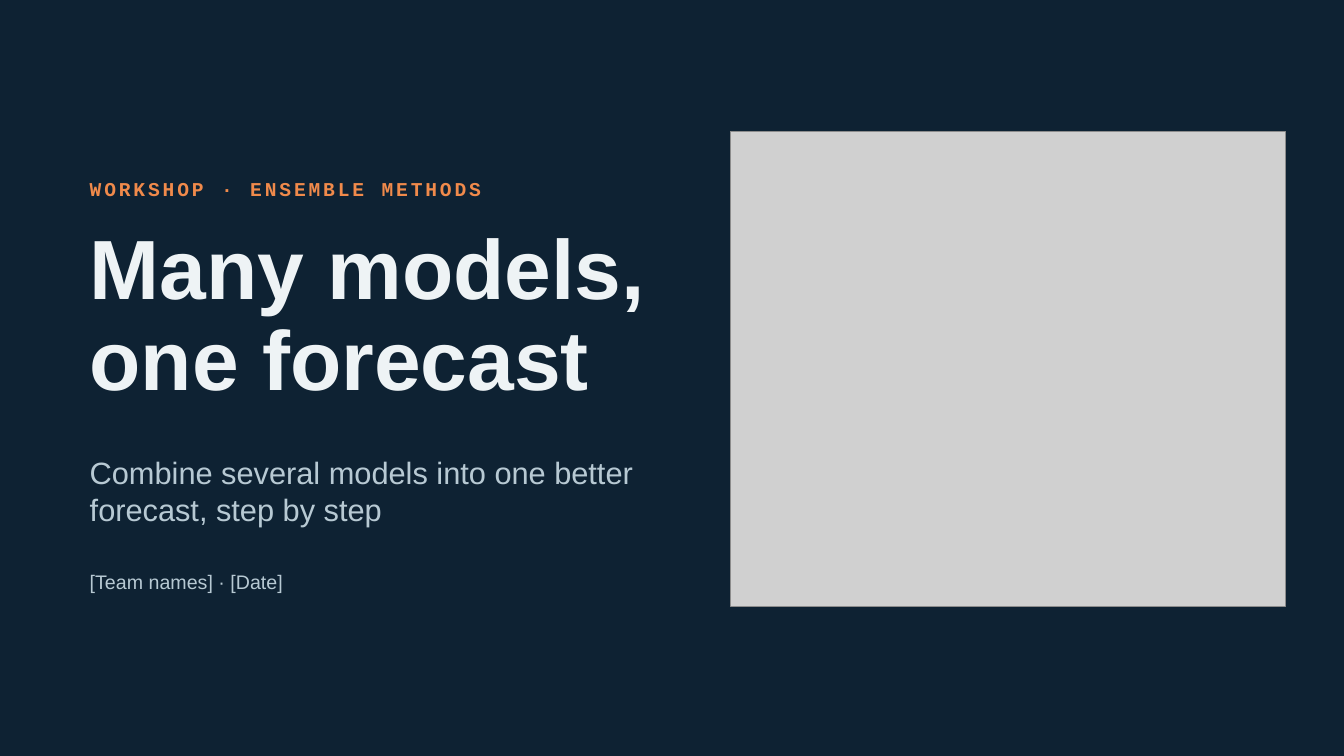
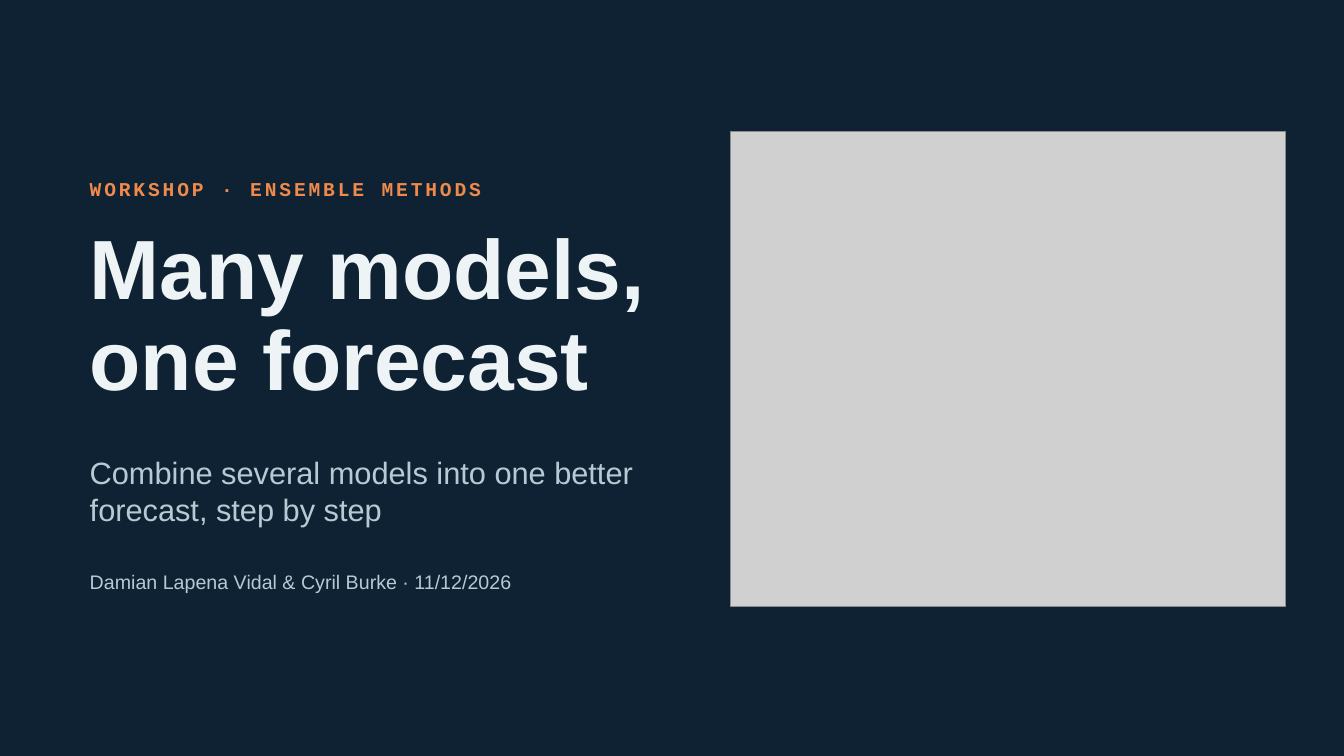
Before and after one commit to damianlapenavidal/ensemble-workshop, a slide deck: slide 1 of slides/ensemble-workshop.pptx. Drawn at 1344x756 pixels with LibreOffice and Linux fonts; fonts in the diff are those of the drawing; grey boxes stand for pictures. Boxes give left, top, right and bottom in pixels: in the first picture for what was removed or moved away, otherwise in the second. Text is boxed around its words. In the diff, an @@ line names an element or a change of style, - is before the commit and + after.

```diff
--- a/slides/ensemble-workshop.pptx
+++ b/slides/ensemble-workshop.pptx
@@ text at [90,575,511,593]: text changed @@
-[Team names] · [Date]
+Damian Lapena Vidal & Cyril Burke · 11/12/2026
```
Also in this commit, not shown: 16 other slides changed, 1 slide removed, 3 other files.
